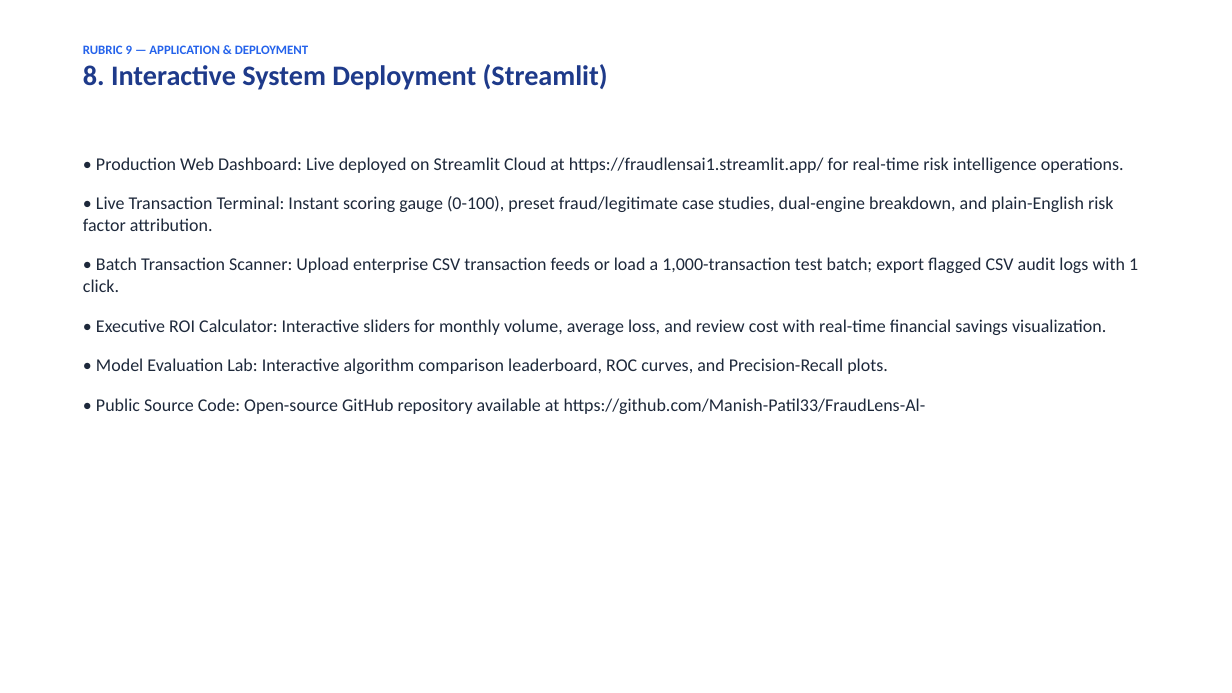
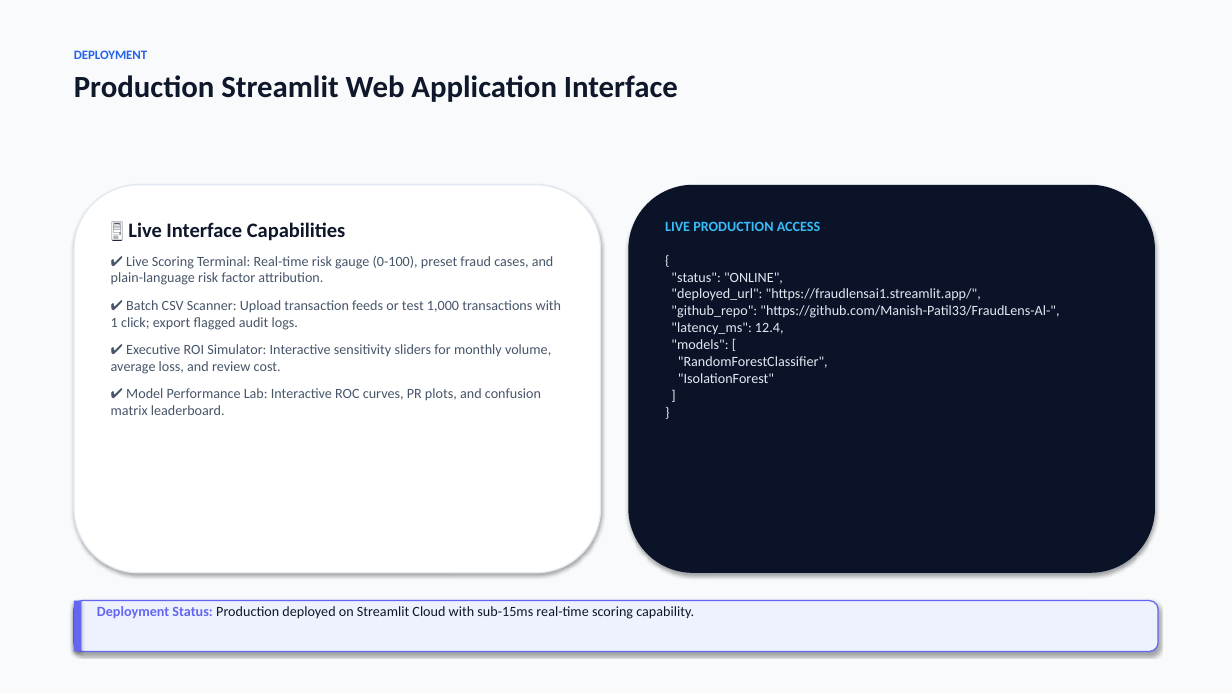
Before and after one commit to Manish-Patil33/FraudLens-Al-, a slide deck: slide 12 of reports/FraudLens_AI_Presentation.pptx (slide 9 before the commit). Drawn at 1232x693 pixels with LibreOffice and Linux fonts; fonts in the diff are those of the drawing. Boxes give left, top, right and bottom in pixels: in the first picture for what was removed or moved away, otherwise in the second. Text is boxed around its words. In the diff, an @@ line names an element or a change of style, - is before the commit and + after.

Commit message:
style: redesign 13-slide presentation deck in modern card-based executive layout with distinct FinTech palette

```diff
--- a/reports/FraudLens_AI_Presentation.pptx
+++ b/reports/FraudLens_AI_Presentation.pptx
@@ rectangle added at [0, 0, 1232, 693], fill #F8FAFC @@
@@ text added at [74, 50, 678, 102], 24 pt, text #0F172A, bold @@
+DEPLOYMENT
+Production Streamlit Web Application Interface
@@ text removed at [83, 45, 608, 90] @@
-RUBRIC 9 — APPLICATION & DEPLOYMENT
-8. Interactive System Deployment (Streamlit)
@@ rounded rectangle added at [74, 185, 601, 573], fill #FFFFFF, outline #E2E8F0 1 pt @@
@@ rounded rectangle added at [628, 185, 1155, 573], fill #0B1329 @@
@@ text at [111, 222, 561, 415]: text changed; size 14 to 11 pt; text colour #1E293B to #475569 @@
-• Production Web Dashboard: Live deployed on Streamlit Cloud at https://fraudlensai1.streamlit.app/ for real-time risk intelligence operations.
-• Live Transaction Terminal: Instant scoring gauge (0-100), preset fraud/legitimate case studies, dual-engine breakdown, and plain-English risk factor attribution.
-• Batch Transaction Scanner: Upload enterprise CSV transaction feeds or load a 1,000-transaction test batch; export flagged CSV audit logs with 1 click.
-• Executive ROI Calculator: Interactive sliders for monthly volume, average loss, and review cost with real-time financial savings visualization.
-• Model Evaluation Lab: Interactive algorithm comparison leaderboard, ROC curves, and Precision-Recall plots.
-• Public Source Code: Open-source GitHub repository available at https://github.com/Manish-Patil33/FraudLens-Al-
+🖥️ Live Interface Capabilities
+✔ Live Scoring Terminal: Real-time risk gauge (0-100), preset fraud cases, and plain-language risk factor attribution.
+✔ Batch CSV Scanner: Upload transaction feeds or test 1,000 transactions with 1 click; export flagged audit logs.
+✔ Executive ROI Simulator: Interactive sensitivity sliders for monthly volume, average loss, and review cost.
+✔ Model Performance Lab: Interactive ROC curves, PR plots, and confusion matrix leaderboard.
@@ text added at [665, 221, 1059, 383], 11 pt, text #E2E8F0 @@
+LIVE PRODUCTION ACCESS
+{
+"status": "ONLINE",
+"deployed_url": "https://fraudlensai1.streamlit.app/",
+"github_repo": "https://github.com/Manish-Patil33/FraudLens-Al-",
+"latency_ms": 12.4,
+"models": [
+"RandomForestClassifier",
+"IsolationForest"
+]
+}
@@ rounded rectangle added at [74, 601, 1158, 652], fill #EEF2FF, outline #6366F1 1 pt @@
@@ rectangle added at [74, 601, 81, 652], fill #6366F1 @@
@@ text added at [97, 606, 694, 619], 11 pt, text #0F172A @@
+Deployment Status: Production deployed on Streamlit Cloud with sub-15ms real-time scoring capability.
```
Also in this commit, not shown: 4 other slides changed, 8 slides added, 5 slides removed, 2 other files.
